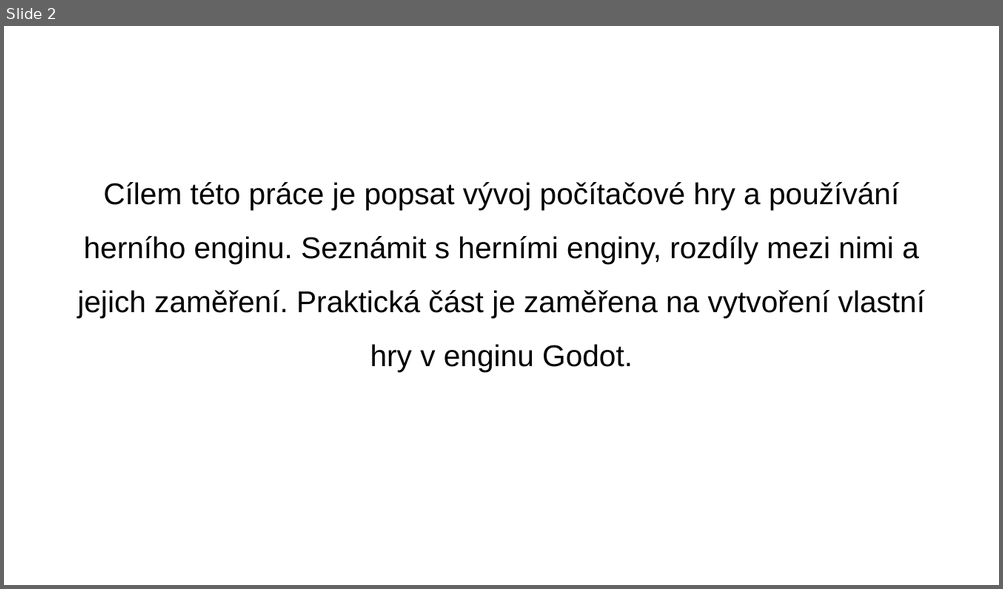
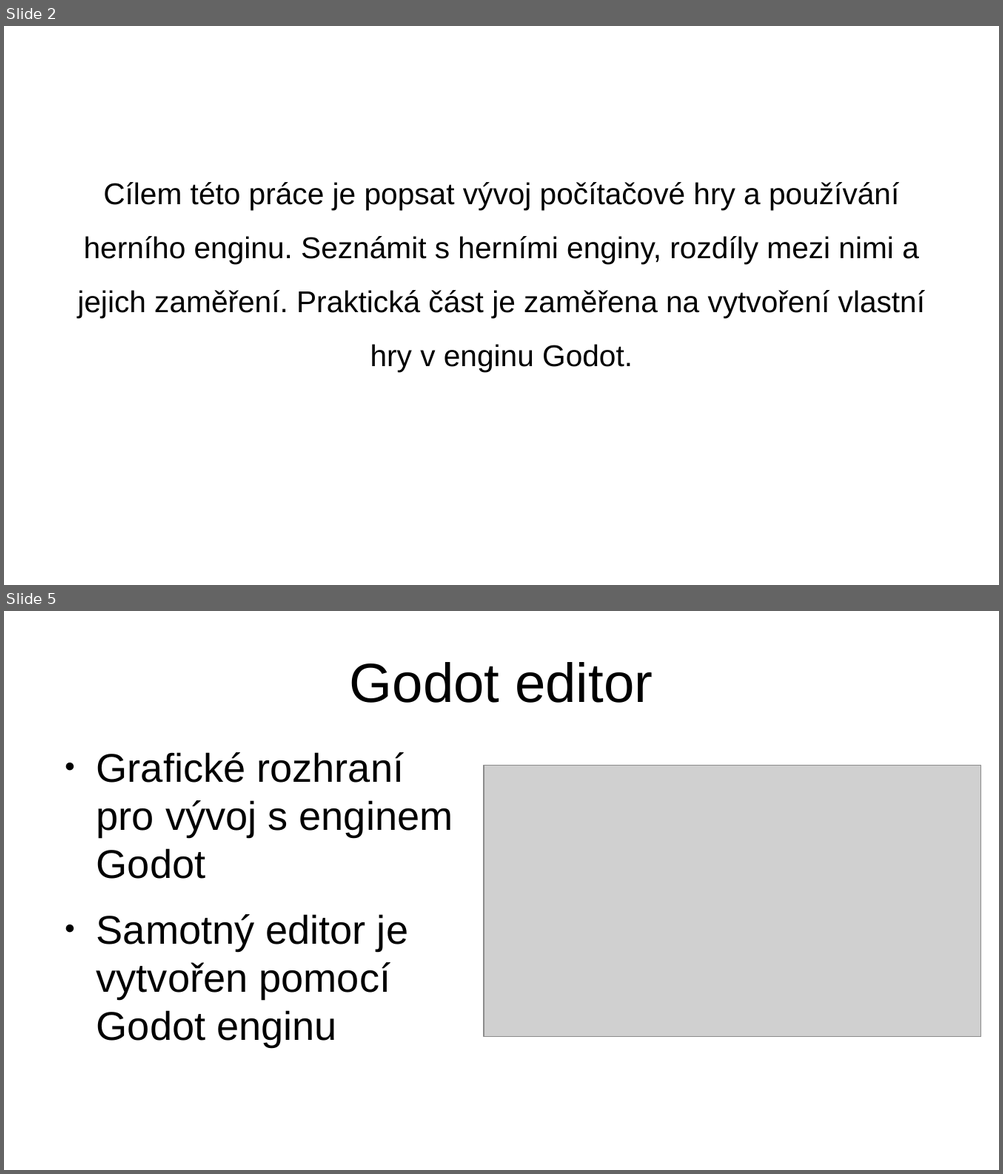
Before and after one commit to xelaxefensor/Maturitni-prace-Vyvoj-v-hernim-enginu, a slide deck: tusl_prezentace.odp. Shown one above the other, each under a label of ours: slide 2 before the commit, slides 2 and 5 after it; the slides between them are not shown. The pictures are 1003x589 and 1003x1174 pixels, drawn with LibreOffice and Linux fonts; fonts in the diff are those of the drawing; grey boxes stand for pictures. Boxes give left, top, right and bottom in pixels: in the first picture for what was removed or moved away, otherwise in the second. Text is boxed around its words. In the diff, an @@ line names an element or a change of style, - is before the commit and + after.

```diff
--- a/tusl_prezentace.odp
+++ b/tusl_prezentace.odp
@@ slide 5 added at (4,611,999,1170), background #FFFFFF @@
@@ title added at (350,662,652,703), 44 pt, text #000000 @@
+Godot editor
@@ text added at (96,752,453,1047), 32 pt, text #000000 @@
+● Grafické rozhraní pro vývoj s enginem Godot
+● Samotný editor je vytvořen pomocí Godot enginu
@@ picture added at (484,766,981,1037) @@
```
Also in this commit, not shown: 4 other slides added, 1 slide removed, 1 other file.
